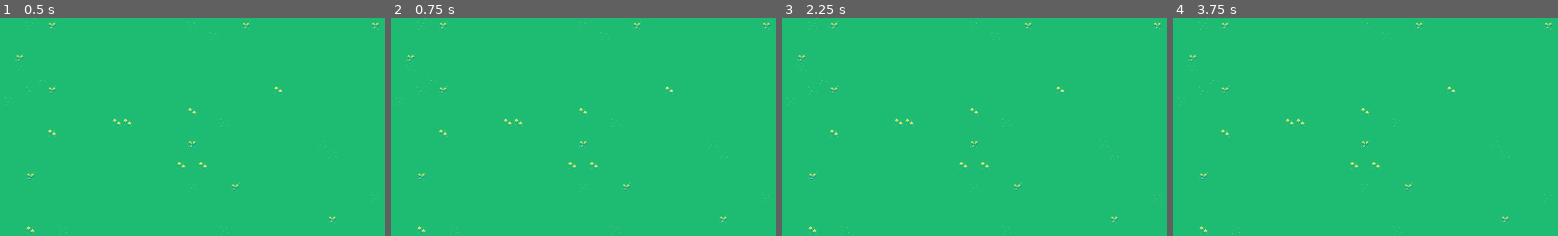
Above: before the commit, frames 1-4 (left to right).
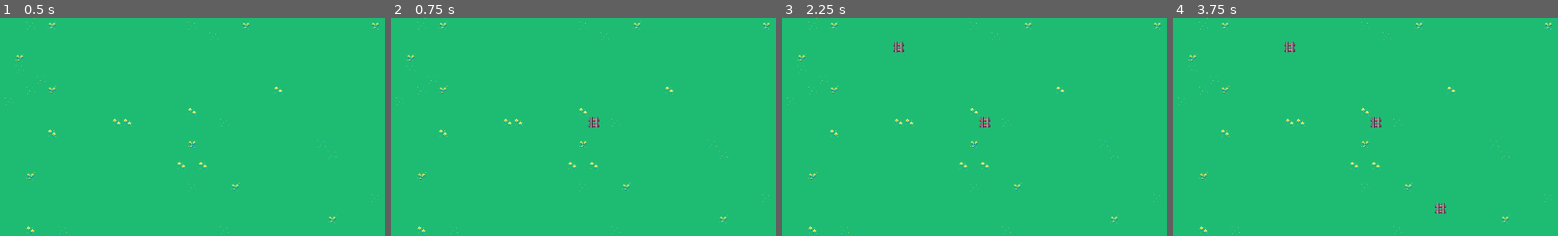
Above: after the commit, the same moments.

Repository: programmiertim/TrainTycoon
Game: Godot game, scene res://scenes/Main.tscn
Two runs of this game, one before a commit and one after it. Both use one fixed random seed, a clock stepped at 60 frames per second and the inputs below.
Inputs (mouse positions are % of the whole screen's width and height, from its top left):
- Up to frame 1 (0.5 s): no input
- Up to frame 2 (0.75 s): tap Enter at 0.5 s; move the mouse to (72, 45) at 0.52 s; click (72, 45) at 0.6 s
- Up to frame 3 (2.25 s): tap Space at 1.25 s; move the mouse to (29, 55) at 1.27 s; right-click (29, 55) at 1.35 s; tap Enter at 2 s; move the mouse to (60, 28) at 2.02 s; click (60, 28) at 2.1 s
- Up to frame 4 (3.75 s): tap Space at 2.75 s; move the mouse to (45, 70) at 2.77 s; right-click (45, 70) at 2.85 s; tap Enter at 3.5 s; move the mouse to (80, 65) at 3.52 s; click (80, 65) at 3.6 s
The pictures show only the part of the screen within x 45-95%, y 21-71%; the shares and areas given below are measured in that part.

Frame 1 is identical in both runs. In frame 2, 0.1% of the frame differs, in the area x 51-55%, y 45-51%; in frame 3, 0.3%; in frame 4, 0.4%, in the area x 28-72%, y 10-90%.
Error after the commit: Invalid call. Nonexistent function '_ready (via call)' in base 'Node2D'. (res://scripts/create.gd:55)

Commit message:
Schienen-Scene wieder hinzugefügt und create läuft wieder

Diff:
--- a/scenes/Main.tscn
+++ b/scenes/Main.tscn
@@ -1,7 +1,9 @@
-[gd_scene load_steps=8 format=3 uid="uid://gum85v21b1hr"]
-
-[ext_resource type="Texture2D" uid="uid://bmb5dkid8tyhv" path="res://assets/sprites/Solaria Tiles.png" id="2_dpf1f"]
-[ext_resource type="Texture2D" uid="uid://c0b7v4wtpg0vu" path="res://assets/sprites/Trains/train_v18.png" id="2_ixaf4"]
+[gd_scene load_steps=10 format=3 uid="uid://gum85v21b1hr"]
+
+[ext_resource type="Script" path="res://scripts/create.gd" id="1_nc8y7"]
+[ext_resource type="Texture2D" uid="uid://4i3xbq4w6rwp" path="res://assets/sprites/Solaria Tiles.png" id="2_dpf1f"]
+[ext_resource type="Texture2D" uid="uid://c1ikvov44y4hm" path="res://assets/sprites/Trains/train_v18.png" id="2_ixaf4"]
+[ext_resource type="PackedScene" uid="uid://ckua8gtlwpoj3" path="res://scenes/Schiene.tscn" id="4_c1srx"]
 
 [sub_resource type="AtlasTexture" id="AtlasTexture_1ro84"]
 atlas = ExtResource("2_ixaf4")
@@ -399,6 +401,7 @@
 sources/4 = SubResource("TileSetAtlasSource_ptn8p")
 
 [node name="Main" type="Node2D"]
+script = ExtResource("1_nc8y7")
 
 [node name="AnimatedSprite2D" type="AnimatedSprite2D" parent="."]
 z_index = 5
@@ -407,7 +410,7 @@
 sprite_frames = SubResource("SpriteFrames_oshp7")
 animation = &"idle"
 autoplay = "idle"
-frame_progress = 0.591327
+frame_progress = 0.677679
 
 [node name="Camera2D" type="Camera2D" parent="AnimatedSprite2D"]
 position = Vector2(691.2, 134.4)
@@ -425,3 +428,5 @@
 layer_2/name = "bahnhof"
 layer_2/z_index = 1
 layer_2/tile_data = PackedInt32Array()
+
+[node name="Schiene" parent="." instance=ExtResource("4_c1srx")]
--- a/scenes/Schiene.tscn
+++ b/scenes/Schiene.tscn
@@ -1,8 +1,3 @@
-[gd_scene load_steps=2 format=3 uid="uid://d4cxyno6oo5xc"]
-
-[ext_resource type="Script" path="res://scripts/schiene.gd" id="1_qi8bq"]
+[gd_scene format=3 uid="uid://ckua8gtlwpoj3"]
 
 [node name="Schiene" type="Node2D"]
-script = ExtResource("1_qi8bq")
-
-[node name="AnzeigeSchaden" type="Sprite2D" parent="."]
--- a/scripts/create.gd
+++ b/scripts/create.gd
@@ -25,7 +25,7 @@
 
 # Called every frame. 'delta' is the elapsed time since the previous frame.
 func _process(delta):
-
+	pass
 
 func _input(event):
 	if Input.is_action_just_pressed("click"):
@@ -37,18 +37,14 @@
 		var source_id : int = 2
 		# Pickt das Tile in Position aus
 		var atlas_coord : Vector2i = Vector2i(19, 1)
-
 		tile_map.set_cell(schienen_layer, tile_mouse_pos, source_id, atlas_coord)
-
 		# Fügt eine Instanz der Schiene-Szene hinzu und zieht die Baukosten ab
 		add_schiene_at_position(tile_mouse_pos, tile_map.map_to_local(tile_mouse_pos))
-
 	if Input.is_action_just_pressed("right_click"):
 		# Liest Mausposition aus
 		var mouse_pos : Vector2 = get_global_mouse_position()
 		# Minimiert die Position auf das Tile
 		var tile_mouse_pos : Vector2i = tile_map.local_to_map(mouse_pos)
-
 		tile_map.erase_cell(schienen_layer, tile_mouse_pos)
 
 func add_schiene_at_position(tile_position: Vector2i, position: Vector2):
--- a/scripts/schiene.gd
+++ b/scripts/schiene.gd
@@ -7,34 +7,35 @@
 # Die Position des Tiles in der TileMap
 var tile_position : Vector2i
 
-#func _ready():
+func _ready():
+	pass
 
 
-#func _connect(create_instance):
+func _connect(create_instance):
 	# Verbinde das Signal "zeit_vergeht" von der create_instance mit der Funktion "_on_timer_timeout"
-#	create_instance.connect("zeit_vergeht", Callable(self, "_on_timer_timeout"))
+	create_instance.connect("zeit_vergeht", Callable(self, "_on_timer_timeout"))
 
 # Funktion, die aufgerufen wird, wenn das Timer-Timeout-Signal empfangen wird
-#func _on_timer_timeout():
+func _on_timer_timeout():
 	# Generiere eine Zufallszahl zwischen 0 und 50
-	#var random_number = randi() % 51
-#	print(random_number)
+	var random_number = randi() % 51
+	print(random_number)
 
 	# Wenn die Zufallszahl zwischen 0 und 10 liegt, ziehe 1 vom Leben ab
-#	if random_number <= 10:
-#		var current_life = get_life()
-#		if current_life > 0:
-#			set_life(current_life - 1)
-#			print("Leben abgezogen. Neues Leben:", get_life())
+	if random_number <= 10:
+		var current_life = get_life()
+		if current_life > 0:
+			set_life(current_life - 1)
+			print("Leben abgezogen. Neues Leben:", get_life())
 			# Wenn das Leben 0 erreicht, entferne den Layer
-		#	if get_life() == 0:
-		#		remove_schiene()
-	#	else:
-		#	print("Das Gebäude hat kein Leben mehr und kann nicht weiter reduziert werden.")
+			if get_life() == 0:
+				remove_schiene()
+		else:
+			print("Das Gebäude hat kein Leben mehr und kann nicht weiter reduziert werden.")
 
 # Funktion zum Entfernen der Schiene
-#func remove_schiene():
-#	print("Leben ist 0. Schiene wird entfernt.")
-#	if tile_map:
-		#tile_map.set_cell(1, tile_position, -1)  # Entfernt das Tile
-#	queue_free()  # Entfernt die Schiene-Instanz
+func remove_schiene():
+	print("Leben ist 0. Schiene wird entfernt.")
+	if tile_map:
+		tile_map.set_cell(1, tile_position, -1)  # Entfernt das Tile
+	queue_free()  # Entfernt die Schiene-Instanz
